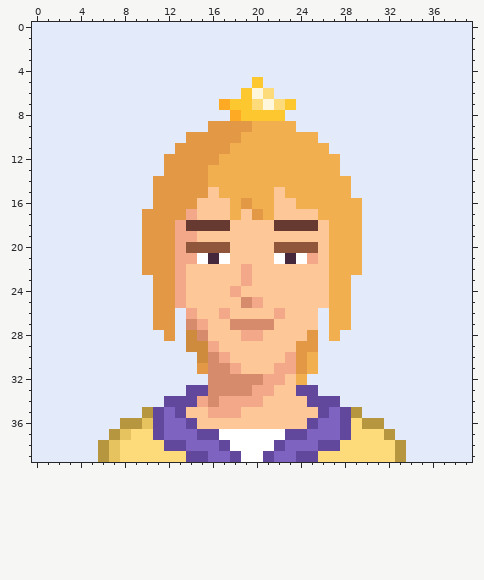
Pixel-art sprite: public/characters/c4.png. Above is the file before it was changed.
The file is 400x400 pixels, drawn in blocks of 10x10; one block is one cell here.
Once edited:
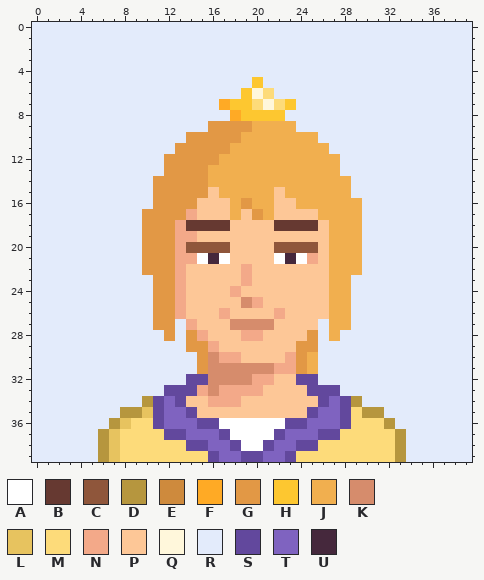
Palette (. is transparent): A #ffffff  B #663931  C #8f563b  D #b6963e  E #ce8a3d  F #ffaa25  G #e29845  H #fdc730  J #f1af4f  K #d68c6c  L #e7c35f  M #fddb7a  N #f3a989  P #fdc797  Q #fff7db  R #e3ebfb  S #62489d  T #7f63c0  U #45283c
The edit:
@@ x 0..39 @@
 25 RRRRRRRRRRRGGNPPPPPKNPPPPPPJJRRRRRRRRRRR
-26 RRRRRRRRRRRGGRNPPNPPPPNPPPRJJRRRRRRRRRRR
-27 RRRRRRRRRRRGGRKNPPKKKKPPPPRJJRRRRRRRRRRR
-28 RRRRRRRRRRRRGREKPPPNNPPPPGRJRRRRRRRRRRRR
-29 RRRRRRRRRRRRRREENPPPPPPPGGRRRRRRRRRRRRRR
-30 RRRRRRRRRRRRRRREKNPPPPPNGJRRRRRRRRRRRRRR
-31 RRRRRRRRRRRRRRRGKKNPPPNNGJRRRRRRRRRRRRRR
-32 RRRRRRRRRRRRRRRRKKKKKNNPJRRRRRRRRRRRRRRR
-33 RRRRRRRRRRRRRRSSKKKKNNPPSSRRRRRRRRRRRRRR
-34 RRRRRRRRRRRRSSSNKNNNNPPPPSSSRRRRRRRRRRRR
-35 RRRRRRRRRRDSTSPPNNNPPPPPPPSTSDRRRRRRRRRR
-36 RRRRRRRRDDLSTTSPPPPPPPPPPSTTSMDDRRRRRRRR
-37 RRRRRRRDLMMSTTTSSAAAAAASSTTTSMMMDRRRRRRR
-38 RRRRRRDLMMMMSSTTTSAAAASTTTSSMMMMMDRRRRRR
-39 RRRRRRDLMMMMMMSSTTSAASTTSSMMMMMMMDRRRRRR
+26 RRRRRRRRRRRGGNPPPNPPPPNPPPPJJRRRRRRRRRRR
+27 RRRRRRRRRRRGGRNPPPKKKKPPPPRJJRRRRRRRRRRR
+28 RRRRRRRRRRRRGRGNPPPNNPPPPGRJRRRRRRRRRRRR
+29 RRRRRRRRRRRRRRGGNPPPPPPPGGRRRRRRRRRRRRRR
+30 RRRRRRRRRRRRRRRGKNNPPPPNGJRRRRRRRRRRRRRR
+31 RRRRRRRRRRRRRRRGKKKKKKNNGJRRRRRRRRRRRRRR
+32 RRRRRRRRRRRRRRSSKKKKNNPPSSRRRRRRRRRRRRRR
+33 RRRRRRRRRRRRSSSNKNNNNPPPPSSSRRRRRRRRRRRR
+34 RRRRRRRRRRDSTSPPNNNPPPPPPPSTSDRRRRRRRRRR
+35 RRRRRRRRDDLSTTSPPPPPPPPPPSTTSMDDRRRRRRRR
+36 RRRRRRRDLMMSTTTSSAAAAAASSTTTSMMMDRRRRRRR
+37 RRRRRRDLMMMMSSTTTSAAAASTTTSSMMMMMDRRRRRR
+38 RRRRRRDLMMMMMMSSTTSAASTTSSMMMMMMMDRRRRRR
+39 RRRRRRDLMMMMMMMMSTTSSTTSMMMMMMMMMDRRRRRR
Boxes around the changes in both pictures, in picture pixels (x1, y1, x2, y2):
changed: (98, 308, 406, 462)
